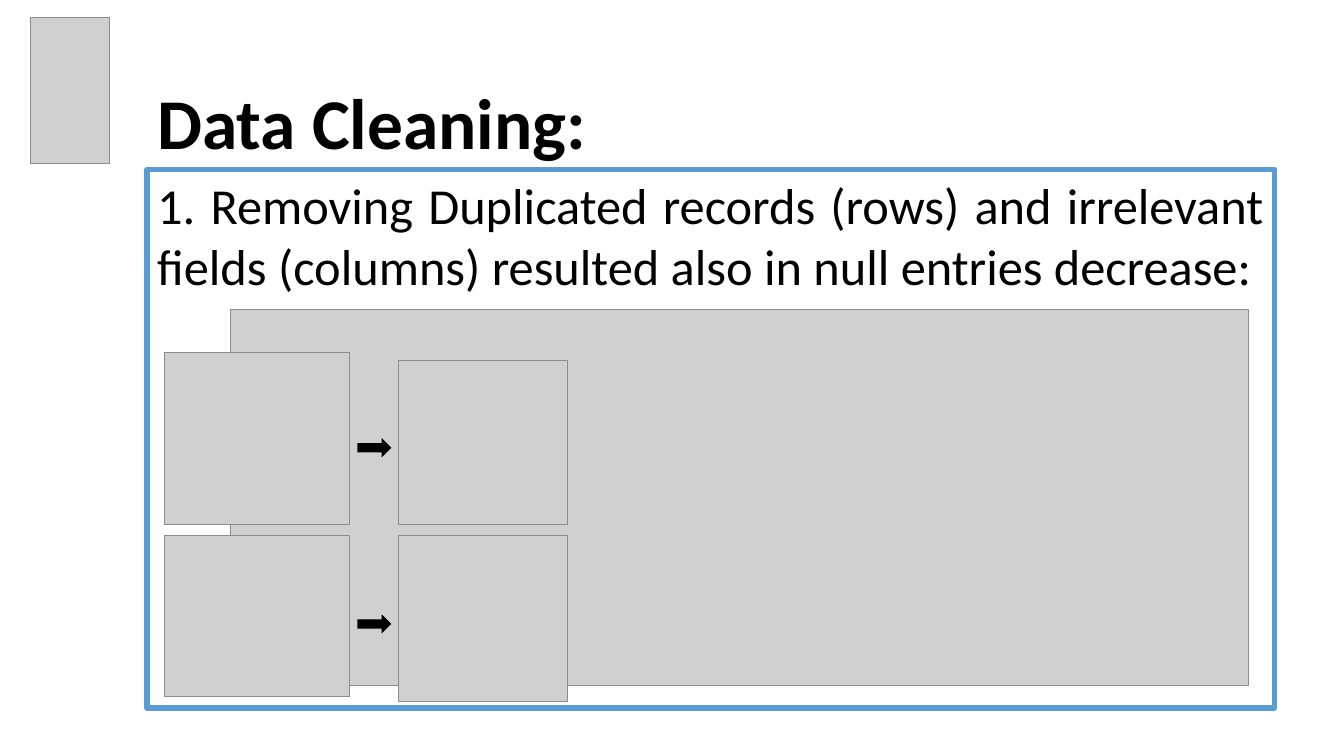
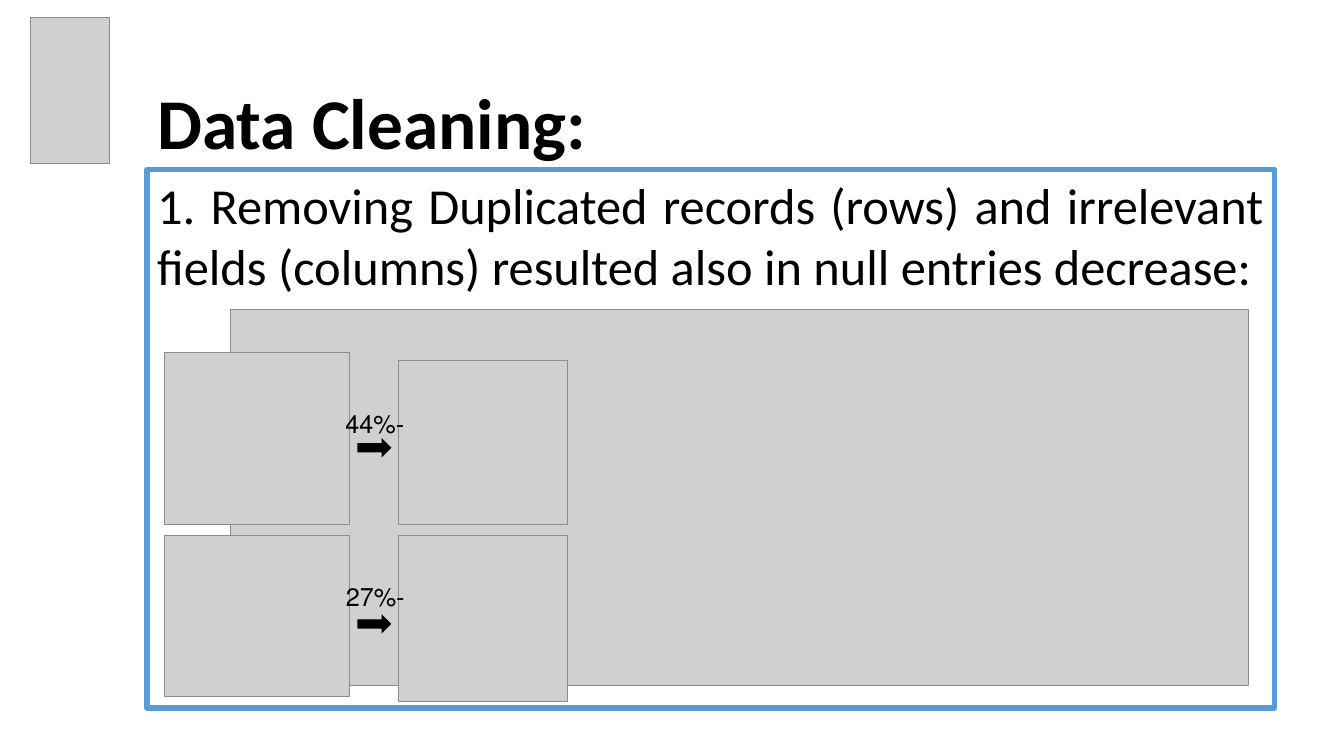
Before and after one commit to EyalVultz/Fianl-Project-Data-Analyst-Program-Hebrew-University-of-Jerusalem-Class-4-Group-2, a slide deck: slide 5 of Final Project Data Analyst Program Hebrew University of Jerusalem Class No. 4 Group 2.pptx. Drawn at 1344x756 pixels with LibreOffice and Linux fonts; fonts in the diff are those of the drawing; grey boxes stand for pictures. Boxes give left, top, right and bottom in pixels: in the first picture for what was removed or moved away, otherwise in the second. Text is boxed around its words. In the diff, an @@ line names an element or a change of style, - is before the commit and + after.

```diff
--- a/Final Project Data Analyst Program Hebrew University of Jerusalem Class No. 4 Group 2.pptx
+++ b/Final Project Data Analyst Program Hebrew University of Jerusalem Class No. 4 Group 2.pptx
@@ text added at (x1=345, y1=413, x2=395, y2=439), 18 pt, text #000000 @@
+-44%
@@ text added at (x1=346, y1=587, x2=396, y2=613), 18 pt, text #000000 @@
+-27%
```
Also in this commit, not shown: 10 other slides changed.
